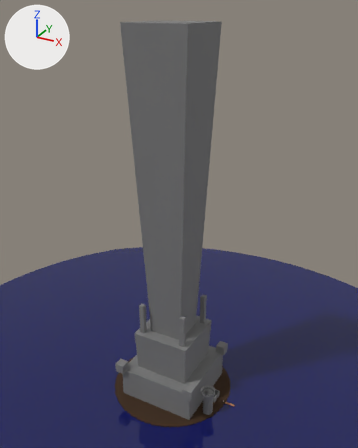
What one commit did to the glTF model assets/level1.glb.
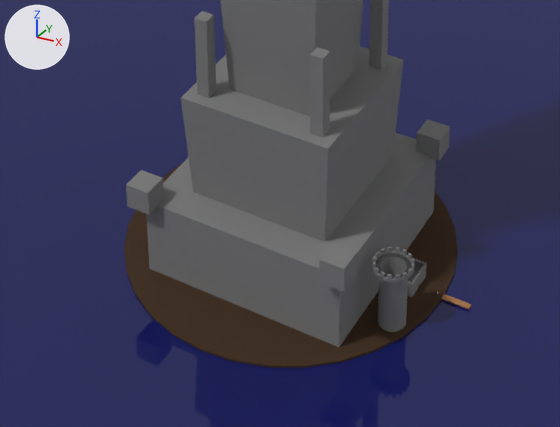
Old and new are each drawn whole from a 50 mm camera at (358.0, -626.0, 633.0) aimed at (11.0, 5.0, 317.0) and again close up on the part from 20% to 74% of the width and 67% to 100% of the height. Arrows for +X, +Y and +Z are at upper left; the lights stay in place. Objects named as collision shapes, trigger or cutter boxes, shadow casters or lower levels of detail are left out. Where no turn or scale is listed for an object, it has been applied to the vertices.

Before the edit, the objects in view are built like this:
```python
me_cube_006 = bpy.data.meshes.new('Cube.006')
me_cube_006.from_pydata(...)  # a box spanning x -66.4..66.4, y -66.4..66.4, z -26.7..26.7
me_cube_006.materials.append(mat_grey_001)  # grey #7a7a7a
me_cube_008 = bpy.data.meshes.new('Cube.008')
me_cube_008.from_pydata(...)  # 8 vertices, 12 faces; spans x -50.0..50.0, y -50.0..50.0, z -246.0..246.0
me_cube_008.materials.append(mat_grey_001)  # grey #7a7a7a
me_cube_010 = bpy.data.meshes.new('Cube.010')
me_cube_010.from_pydata(...)  # a box spanning x -7.9..7.9, y -7.9..7.9, z -8.1..8.1
me_cube_010.materials.append(mat_grey_001)  # grey #7a7a7a
ob_big_col = bpy.data.objects.new('big-col', me_cube_006)
ob_big_col.location = (3.0, 0.0, 25.8)
ob_big_col_002 = bpy.data.objects.new('big-col.002', me_cube_008)
ob_big_col_002.location = (3.0, 0.0, 367.4)
ob_big_col_004 = bpy.data.objects.new('big-col.004', me_cube_010)
ob_big_col_004.location = (68.2, -66.0, 58.7)
# also in view: 'Tower-col' at (87.0, -33.0, 21.0); 'Plane' at (0.0, 0.0, -2.0); 'big-col.001' at (3.0, 0.0, 86.0); 'big-col.008' at (41.0, -38.0, 149.0); 'big-col.009' at (-35.0, -38.0, 149.0)
```
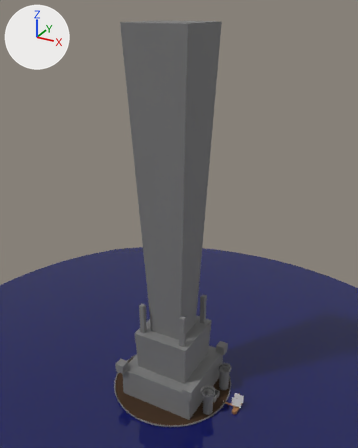
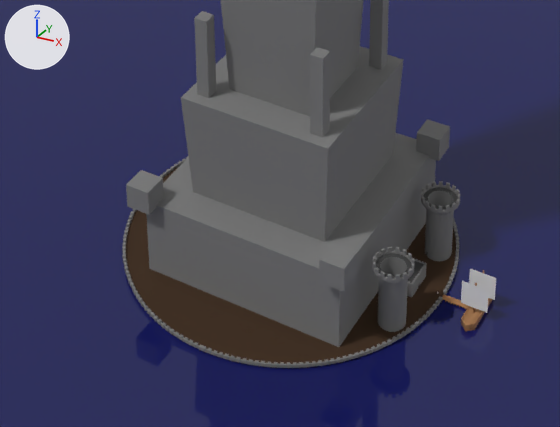
The change in detail:
Material 'Material.001' (mat_material_001) is new.
Its base color is (0.8, 0.8, 0.8) (white #e7e7e7).
Its roughness is 0.4.
Mesh me_cube_018 is new.
It has 74 vertices, 124 faces and spans x -8.5..8.5, y -18.4..15.8, z -5.1..25.6.
Faces by material slot: [120, 4].
It uses material mat_wood_001 (brown #a5774d).
It uses material mat_material_001 (white #e7e7e7).
Mesh me_cylinder_005 is new.
It has 362 vertices, 724 faces and spans x -12.0..12.0, y -12.0..12.0, z -21.8..26.9.
Faces by material slot: [628, 96].
It uses material mat_grey_001 (grey #7a7a7a).
It uses material mat_dark_grey_001 (black #3d3d3d).
Mesh me_cube_017 is new.
It has 2920 vertices, 4380 faces and spans x -212.0..1.0, y -108.0..105.0, z 114.0..117.0.
It uses material mat_grey_001 (grey #7a7a7a).
Object 'boat' (ob_boat) is new; it shows me_cube_018.
Its location is (128.3, -0.3, -1.0).
Object 'Tower-col.001' (ob_tower_col_001) is new; it shows me_cylinder_005.
Its location is (87.3, 33.7, 18.3).
Object 'outer wall' (ob_outer_wall) is new; it shows me_cube_017.
Its location is (105.6, 1.6, -115.5).

Pixel boxes (x1, y1, x2, y2) of what changed, in the close-ups (560 x 427 px):
'outer wall', added
    after: (122, 156, 459, 368)
'Tower-col.001', added
    after: (421, 181, 460, 261)
    faces in mat_grey_001 (grey #7a7a7a): (421, 181, 460, 261)
    faces in mat_dark_grey_001 (black #3d3d3d): (423, 187, 458, 256)
'boat', added
    after: (461, 269, 496, 332)
    faces in mat_material_001 (white #e7e7e7): (461, 269, 496, 313)
    faces in mat_wood_001 (brown #a5774d): (461, 270, 493, 332)
